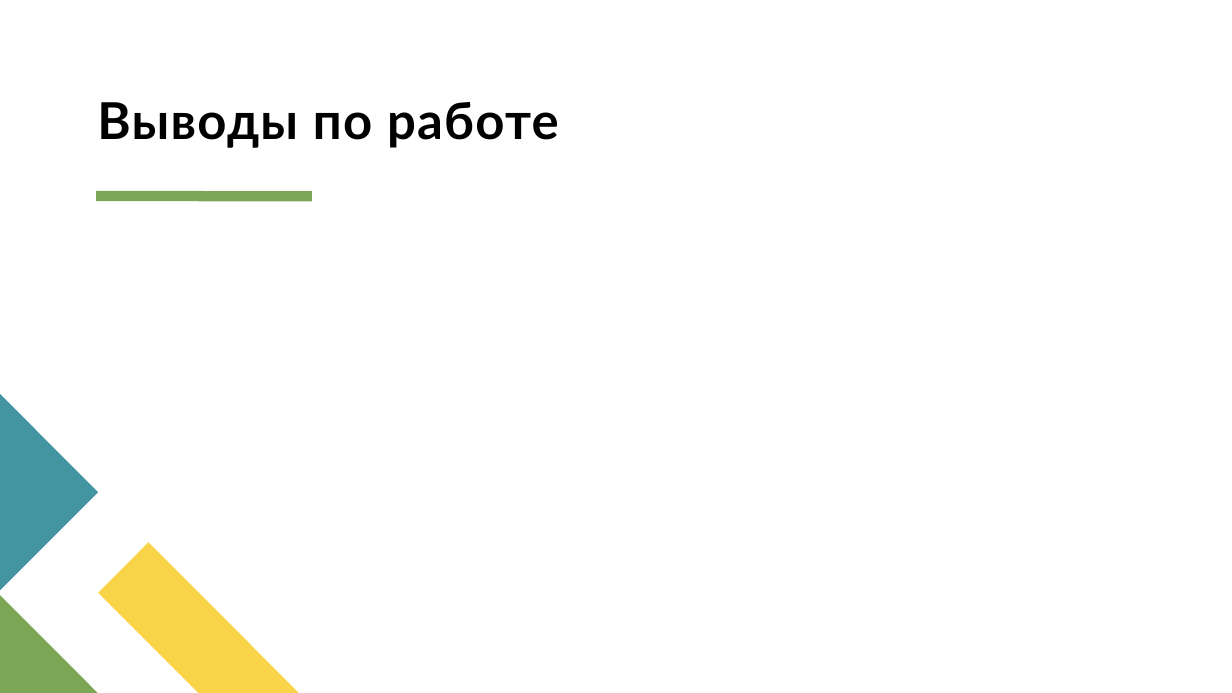
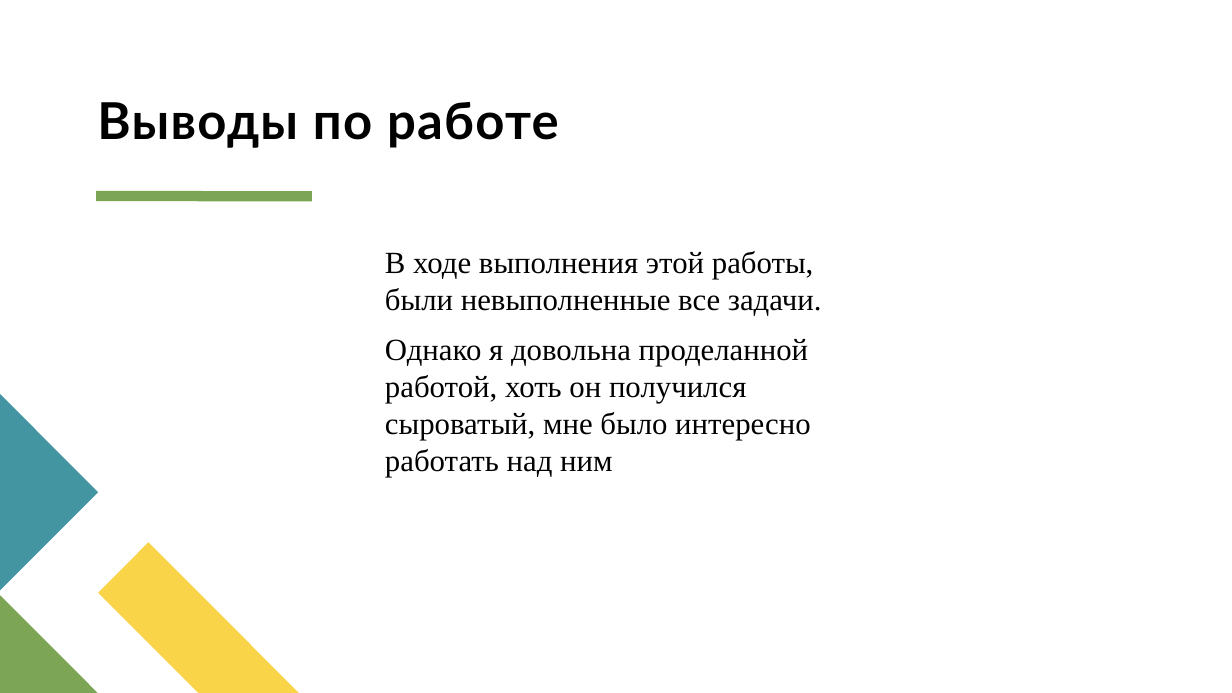
Before and after one commit to Lisa3483/Cripto-wallet, a slide deck: slide 18 of проект призентация яндекс.pptx. Drawn at 1232x693 pixels with LibreOffice and Linux fonts; fonts in the diff are those of the drawing. Boxes give left, top, right and bottom in pixels: in the first picture for what was removed or moved away, otherwise in the second. Text is boxed around its words. In the diff, an @@ line names an element or a change of style, - is before the commit and + after.

Commit message:
почти готово

```diff
--- a/проект призентация яндекс.pptx
+++ b/проект призентация яндекс.pptx
@@ text added at [385,251,822,477], 24 pt, text #000000 @@
+В ходе выполнения этой работы, были невыполненные все задачи.
+Однако я довольна проделанной работой, хоть он получился сыроватый, мне было интересно работать над ним
```
